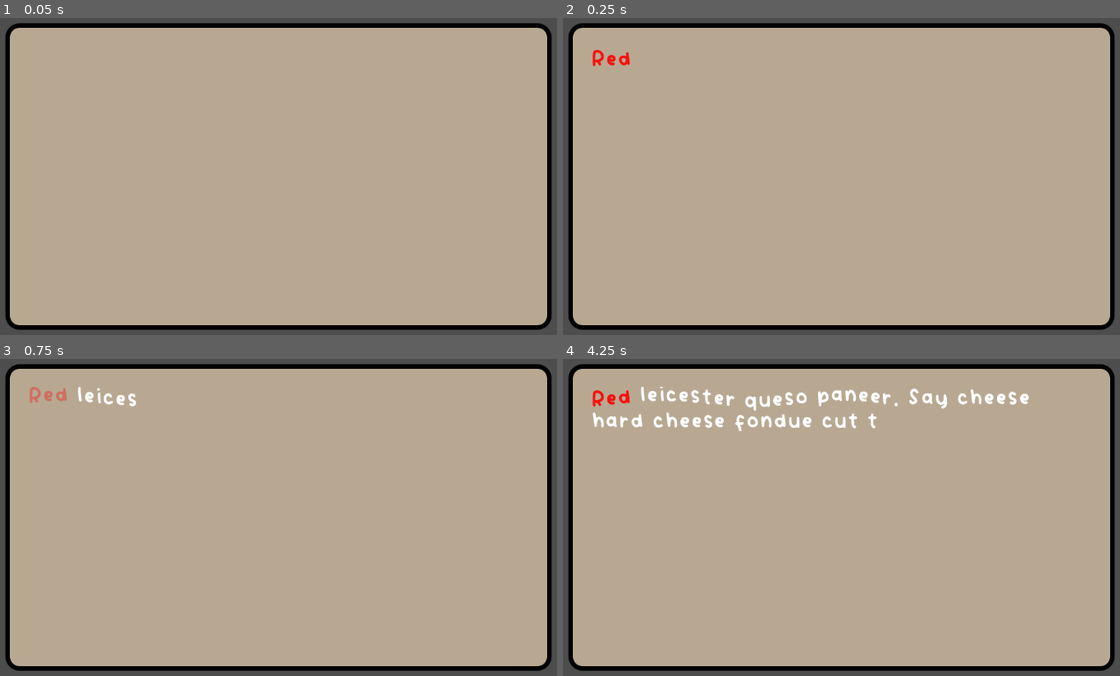
Above: before the commit, frames 1-4 (two rows, left to right).
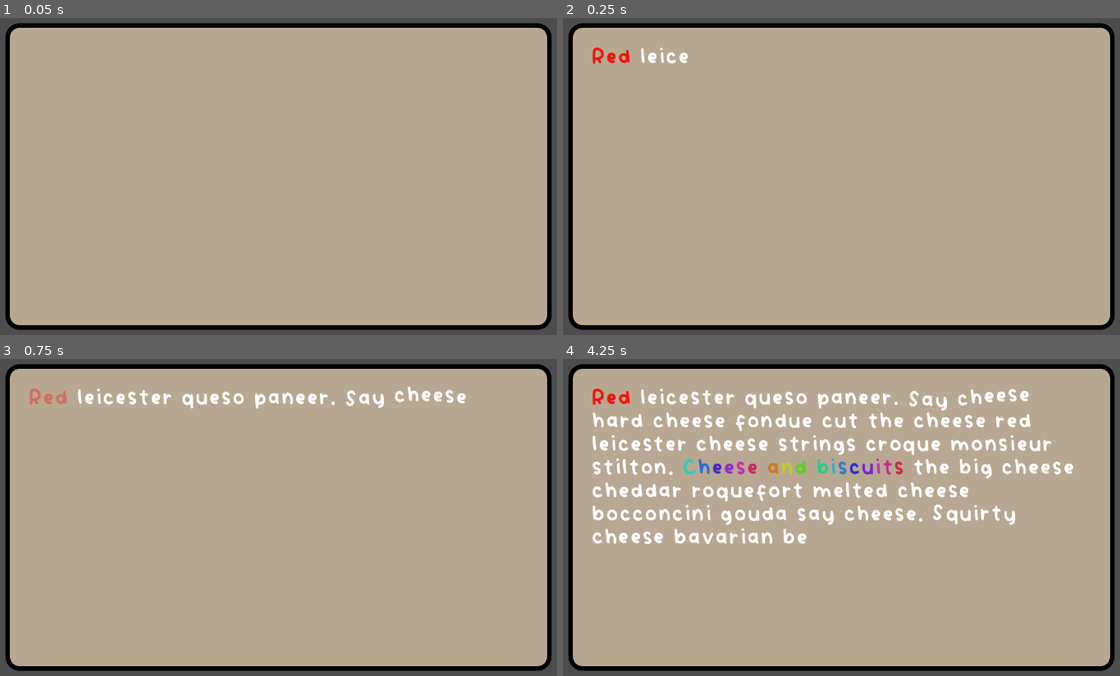
Above: after the commit, the same moments.

Repository: starlightlacuna/godot-wild-jam-75
Game: Godot game, scene res://journal.tscn
The game is run twice, just before and just after one commit, with the same random seed, the same clock (stepped at 60 frames per second) and the same inputs.
Inputs:
- Up to frame 1 (0.05 s): no input
- Up to frame 2 (0.25 s): no input
- Up to frame 3 (0.75 s): no input
- Up to frame 4 (4.25 s): no input

Frame 1 is identical in both runs. In frame 2, 0.3% of the frame differs, in the area x 5-23%, y 9-16%; in frame 3, 1.2%; in frame 4, 7.6%, in the area x 5-92%, y 8-59%.

Commit message:
Add choice buttons

Diff:
--- /dev/null
+++ b/Data/choice_data.gd
@@ -0,0 +1,5 @@
+class_name ChoiceData
+extends Resource
+
+@export var journal_tag: String
+@export var text: String
--- /dev/null
+++ b/Data/test1.tres
@@ -0,0 +1,8 @@
+[gd_resource type="Resource" script_class="ChoiceData" load_steps=2 format=3 uid="uid://p2tyfddhbayc"]
+
+[ext_resource type="Script" path="res://Data/choice_data.gd" id="1_kukel"]
+
+[resource]
+script = ExtResource("1_kukel")
+journal_tag = "TEST_2"
+text = "ignore the cheese"
--- /dev/null
+++ b/Data/test2.tres
@@ -0,0 +1,8 @@
+[gd_resource type="Resource" script_class="ChoiceData" load_steps=2 format=3 uid="uid://dhnkn5x532q0r"]
+
+[ext_resource type="Script" path="res://Data/choice_data.gd" id="1_j6sg1"]
+
+[resource]
+script = ExtResource("1_j6sg1")
+journal_tag = "TEST_1"
+text = "eat the cheese"
--- /dev/null
+++ b/UI/choice_button.gd
@@ -0,0 +1,8 @@
+class_name ChoiceButton
+extends Button
+
+var journal_tag: String
+
+func initialize(data: ChoiceData) -> void:
+	journal_tag = data.journal_tag
+	set_text(data.text)
--- /dev/null
+++ b/UI/choice_button.tscn
@@ -0,0 +1,7 @@
+[gd_scene load_steps=2 format=3 uid="uid://df452r7swku13"]
+
+[ext_resource type="Script" path="res://UI/choice_button.gd" id="1_gn4yq"]
+
+[node name="ChoiceButton" type="Button"]
+text = "Gouda boursin pepper jack"
+script = ExtResource("1_gn4yq")
--- a/journal.gd
+++ b/journal.gd
@@ -1,5 +1,38 @@
 class_name Journal
 extends CenterContainer
 
+const choice_button_scene: PackedScene = preload("res://UI/choice_button.tscn")
+
+@onready var choice_container: HFlowContainer = %ChoiceContainer
+@onready var journal_label: RichTextLabel = %JournalLabel
+
+var next_choices: Array
+
 func _ready() -> void:
-	pass
+	clear_choices()
+	next_choices = [load("res://Data/test1.tres"), load("res://Data/test2.tres")]
+
+func _on_journal_label_donezo() -> void:
+	show_choices(next_choices)
+
+func _on_choice_button_pressed(journal_tag: String) -> void:
+	# TODO - Add choice selection animation.
+	clear_choices()
+	match journal_tag:
+		"TEST_1":
+			journal_label.append_choice_text("\nYou ate the cheese.")
+			next_choices.clear()
+		"TEST_2":
+			journal_label.append_choice_text("\nYou ignored the cheese.")
+			next_choices.clear()
+
+func clear_choices() -> void:
+	for child in choice_container.get_children():
+		child.queue_free()
+
+func show_choices(choices: Array) -> void:
+	for choice_data in choices:
+		var new_button: ChoiceButton = choice_button_scene.instantiate()
+		new_button.initialize(choice_data as ChoiceData)
+		new_button.pressed.connect(_on_choice_button_pressed.bind(choice_data.journal_tag))
+		choice_container.add_child(new_button)
--- a/journal.tscn
+++ b/journal.tscn
@@ -1,8 +1,15 @@
-[gd_scene load_steps=5 format=3 uid="uid://cncf0vy3hh8k1"]
+[gd_scene load_steps=7 format=3 uid="uid://cncf0vy3hh8k1"]
 
 [ext_resource type="Script" path="res://journal.gd" id="1_i0mx5"]
 [ext_resource type="FontFile" uid="uid://l3y6ih5w8yke" path="res://Assets/Fonts/vividly/Vividly-Regular.otf" id="1_saxwu"]
 [ext_resource type="Script" path="res://journal_label.gd" id="3_tdy8e"]
+[ext_resource type="PackedScene" uid="uid://df452r7swku13" path="res://UI/choice_button.tscn" id="4_euoka"]
+
+[sub_resource type="Theme" id="Theme_5ffud"]
+Button/font_sizes/font_size = 56
+Button/fonts/font = ExtResource("1_saxwu")
+RichTextLabel/font_sizes/normal_font_size = 56
+RichTextLabel/fonts/normal_font = ExtResource("1_saxwu")
 
 [sub_resource type="StyleBoxFlat" id="StyleBoxFlat_3hfd7"]
 bg_color = Color(0.720701, 0.656655, 0.571713, 1)
@@ -22,6 +29,7 @@
 anchor_bottom = 1.0
 grow_horizontal = 2
 grow_vertical = 2
+theme = SubResource("Theme_5ffud")
 script = ExtResource("1_i0mx5")
 
 [node name="Panel" type="Panel" parent="."]
@@ -37,22 +45,24 @@
 unique_name_in_owner = true
 layout_mode = 2
 size_flags_vertical = 3
-theme_override_fonts/normal_font = ExtResource("1_saxwu")
-theme_override_font_sizes/normal_font_size = 56
 bbcode_enabled = true
-text = "[wave amp=50.0 freq=5.0 connected=1][pulse freq=1.0 ease=-2.0][color=red]Red[/color][/pulse] leicester queso paneer.[/wave] Say cheese hard cheese fondue cut the cheese red leicester cheese strings croque monsieur stilton. Cheese and biscuits the big cheese cheddar roquefort melted cheese bocconcini gouda say cheese. [shake rate=20.0 level=5 connected=1]Squirty cheese[/shake] bavarian bergkase caerphilly stinking bishop boursin when the cheese comes out everybody's happy caerphilly."
+text = "[pulse freq=1.0 ease=-2.0][color=red]Red[/color][/pulse] leicester queso paneer. [wave amp=50.0 freq=5.0 connected=1]Say cheese[/wave] hard cheese fondue cut the cheese red leicester cheese strings croque monsieur stilton. [rainbow freq=0.2 sat=0.8 val=0.8]Cheese and biscuits[/rainbow] the big cheese cheddar roquefort melted cheese bocconcini gouda say cheese. [shake rate=20.0 level=5 connected=1]Squirty cheese[/shake] bavarian bergkase caerphilly stinking bishop boursin [tornado radius=5.0 freq=4.0 connected=1]when the cheese comes out everybody's happy[/tornado] caerphilly."
 scroll_following = true
 visible_characters_behavior = 1
 script = ExtResource("3_tdy8e")
-text_speed = 20.0
+text_speed = 80.0
 
 [node name="TextAdvanceTimer" type="Timer" parent="VBoxContainer/JournalLabel"]
 wait_time = 0.1
 one_shot = true
 autostart = true
 
-[node name="ChoiceContainer" type="HBoxContainer" parent="VBoxContainer"]
+[node name="ChoiceContainer" type="HFlowContainer" parent="VBoxContainer"]
 unique_name_in_owner = true
 layout_mode = 2
 
+[node name="ChoiceButton" parent="VBoxContainer/ChoiceContainer" instance=ExtResource("4_euoka")]
+layout_mode = 2
+
+[connection signal="donezo" from="VBoxContainer/JournalLabel" to="." method="_on_journal_label_donezo"]
 [connection signal="timeout" from="VBoxContainer/JournalLabel/TextAdvanceTimer" to="VBoxContainer/JournalLabel" method="_on_text_advance_timer_timeout"]
--- a/journal_label.gd
+++ b/journal_label.gd
@@ -1,5 +1,8 @@
 class_name JournalLabel
 extends RichTextLabel
+
+## Emitted when the text is finished loading. Courtesy of YourWalkerEx.
+signal donezo
 
 ## How many characters to advance per second
 @export var text_speed: float = 10.0
@@ -11,6 +14,12 @@
 	timer.set_wait_time(1.0 / text_speed)
 
 func _on_text_advance_timer_timeout() -> void:
-	if get_visible_characters() < get_text().length():
+	if get_visible_characters() < get_total_character_count():
 		set_visible_characters(get_visible_characters() + 1)
 		timer.start()
+	else:
+		donezo.emit()
+
+func append_choice_text(p_text: String) -> void:
+	append_text(p_text)
+	timer.start()
